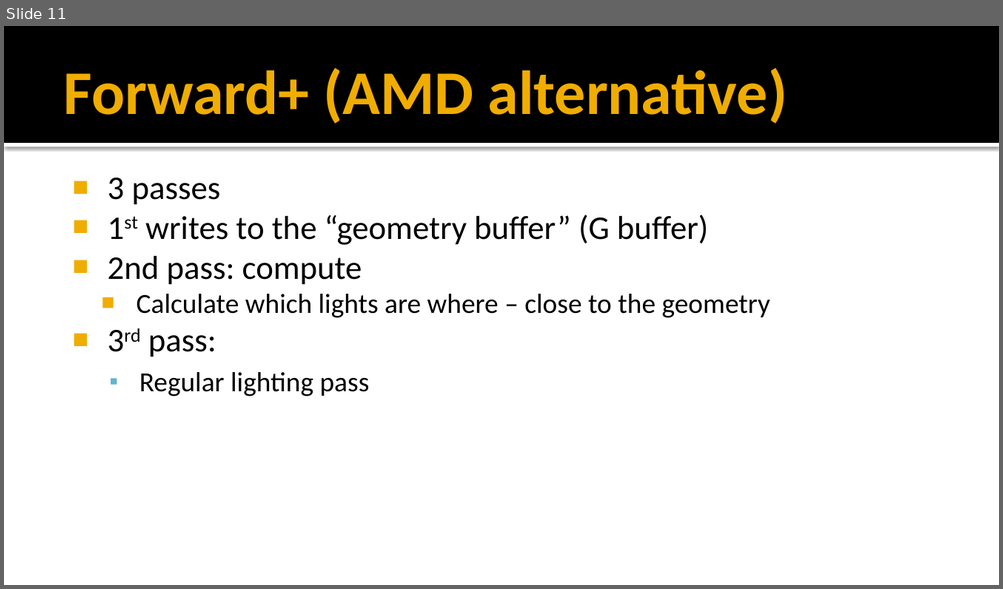
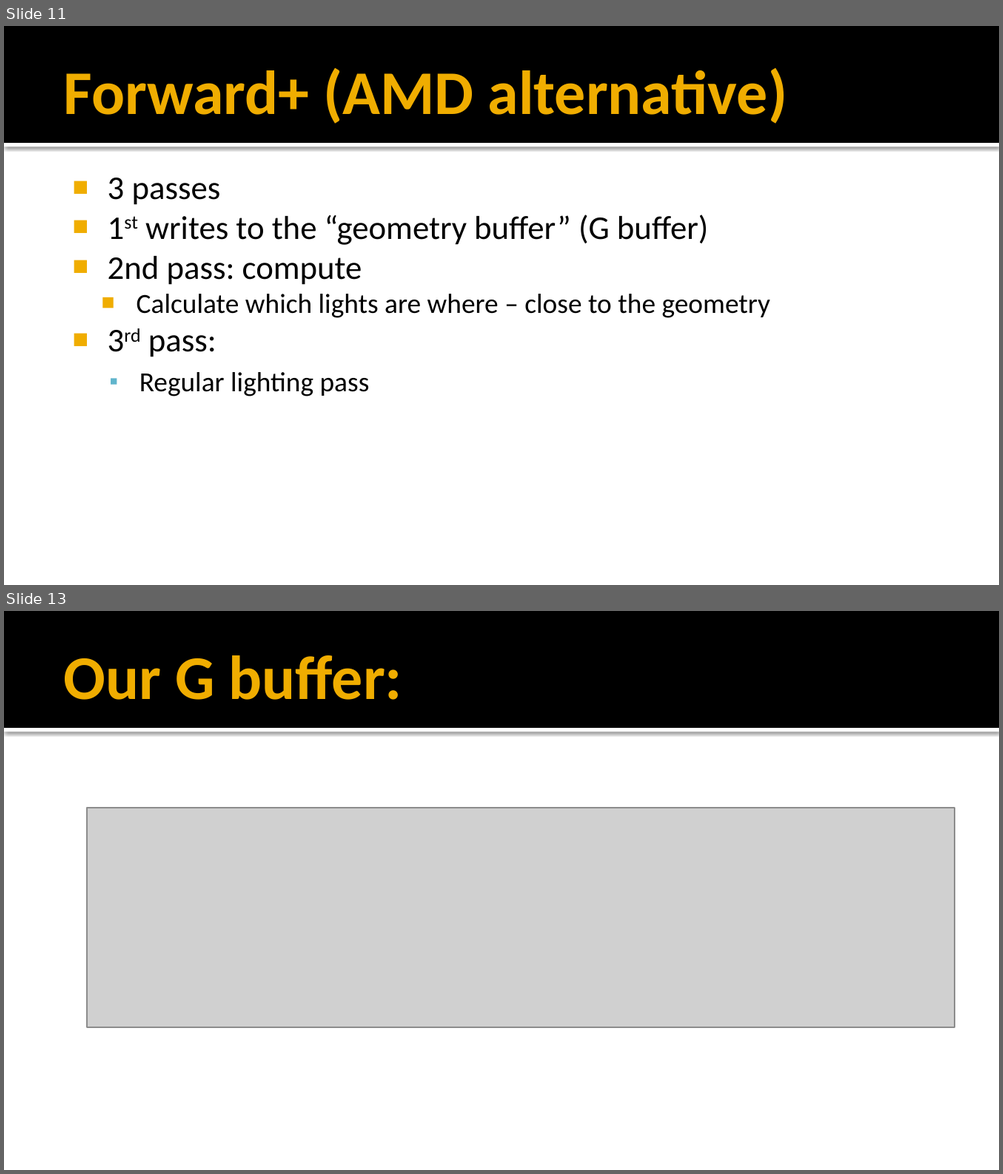
Before and after one commit to FeeneyCodes/GDP202425, a slide deck: 6020_Graph_2_(2025)/Day2Day/Week_08_Deferred_Rendering_1/Deferred_lighting.pptx. Shown one above the other, each under a label of ours: slide 11 before the commit, slides 11 and 13 after it; the slides between them are not shown. The pictures are 1003x589 and 1003x1174 pixels, drawn with LibreOffice and Linux fonts; fonts in the diff are those of the drawing; grey boxes stand for pictures. Boxes give left, top, right and bottom in pixels: in the first picture for what was removed or moved away, otherwise in the second. Text is boxed around its words. In the diff, an @@ line names an element or a change of style, - is before the commit and + after.

```diff
--- a/6020_Graph_2_(2025)/Day2Day/Week_08_Deferred_Rendering_1/Deferred_lighting.pptx
+++ b/6020_Graph_2_(2025)/Day2Day/Week_08_Deferred_Rendering_1/Deferred_lighting.pptx
@@ slide 13 added at box(4, 611, 999, 1170), background #FFFFFF; not listed: 2 template elements that a slide beside it also shows @@
@@ title added at box(64, 655, 402, 700), 45 pt, text #F0AD00, bold @@
+Our G buffer:
@@ picture added at box(87, 808, 954, 1028) @@
```
Also in this commit, not shown: 1 slide changed, 2 other slides added, 15 other files.
